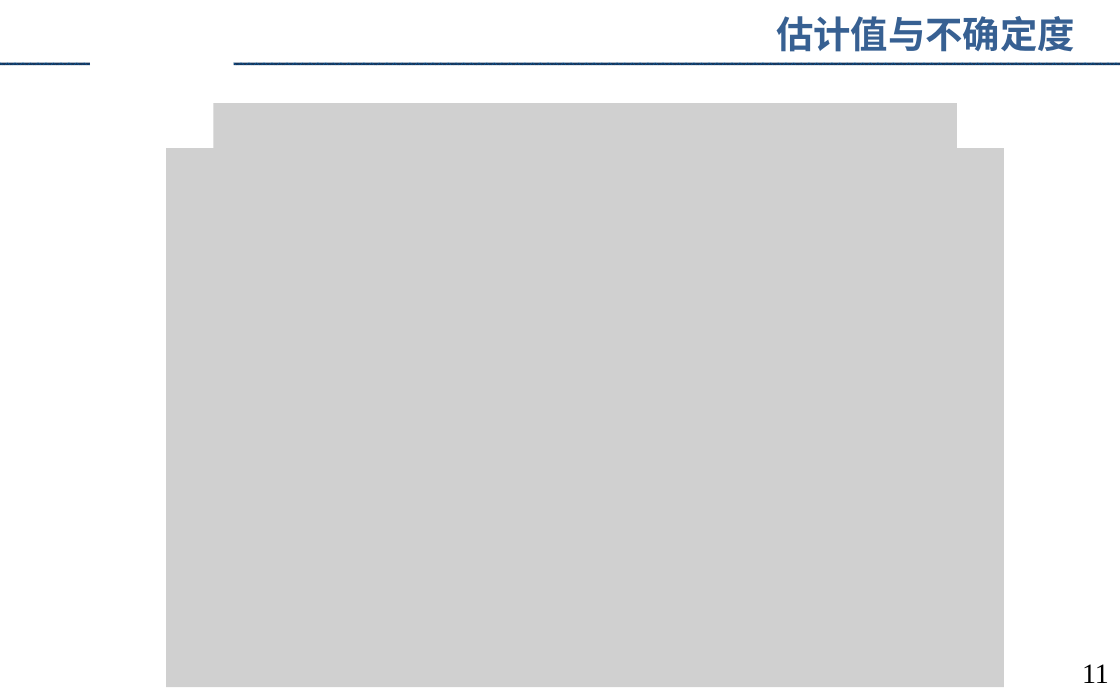
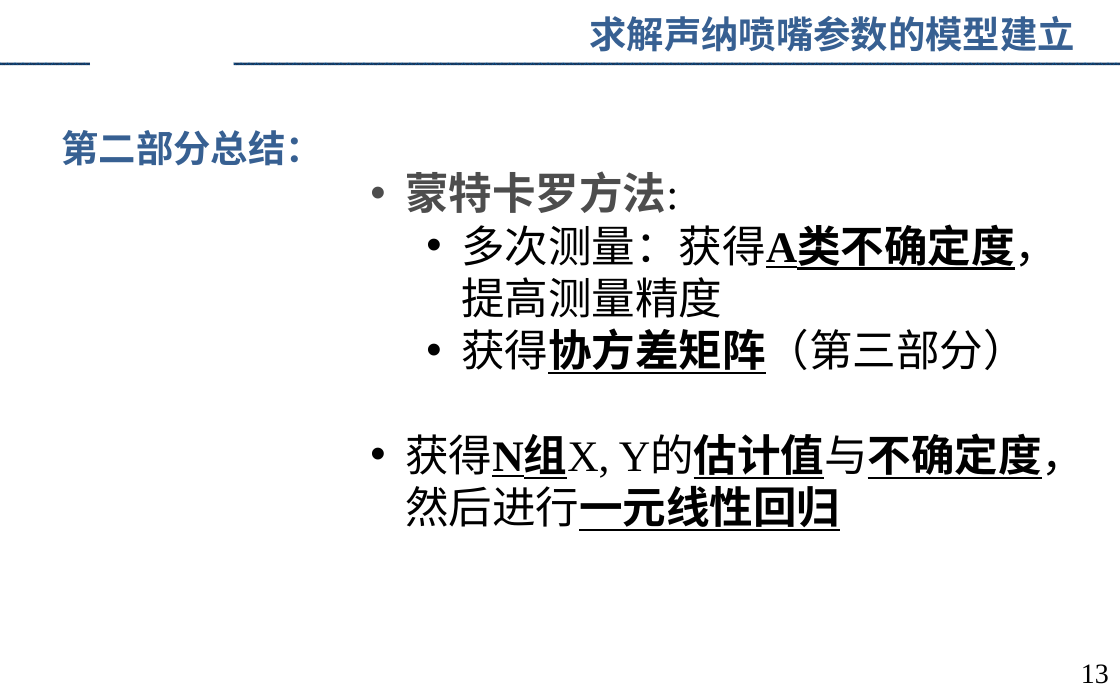
Before and after one commit to augusto-13/ErrorTheory_discussion_ppt, a slide deck: slide 13 of 2023-4-9.pptx (slide 11 before the commit). Drawn at 1120x700 pixels with LibreOffice and Linux fonts; fonts in the diff are those of the drawing; grey boxes stand for pictures; background and template pictures are left out. Boxes give left, top, right and bottom in pixels: in the first picture for what was removed or moved away, otherwise in the second. Text is boxed around its words. In the diff, an @@ line names an element or a change of style, - is before the commit and + after.

```diff
--- a/2023-4-9.pptx
+++ b/2023-4-9.pptx
@@ text at [589, 16, 1074, 52]: text changed @@
-估计值与不确定度
+求解声纳喷嘴参数的模型建立
@@ picture removed at [214, 103, 958, 148] @@
@@ text added at [61, 130, 322, 166], 24 pt, text #376092, bold @@
+第二部分总结：
@@ picture removed at [166, 148, 1004, 687] @@
@@ text added at [405, 171, 1085, 531], 28 pt, text #000000 @@
+• 蒙特卡罗方法:
+  • 多次测量：获得A类不确定度，提高测量精度
+  • 获得协方差矩阵（第三部分）
+• 获得N组X, Y的估计值与不确定度，然后进行一元线性回归
@@ page number at [1081, 664, 1109, 684]: text changed @@
-11
+13
```
Also in this commit, not shown: 4 other slides changed.
